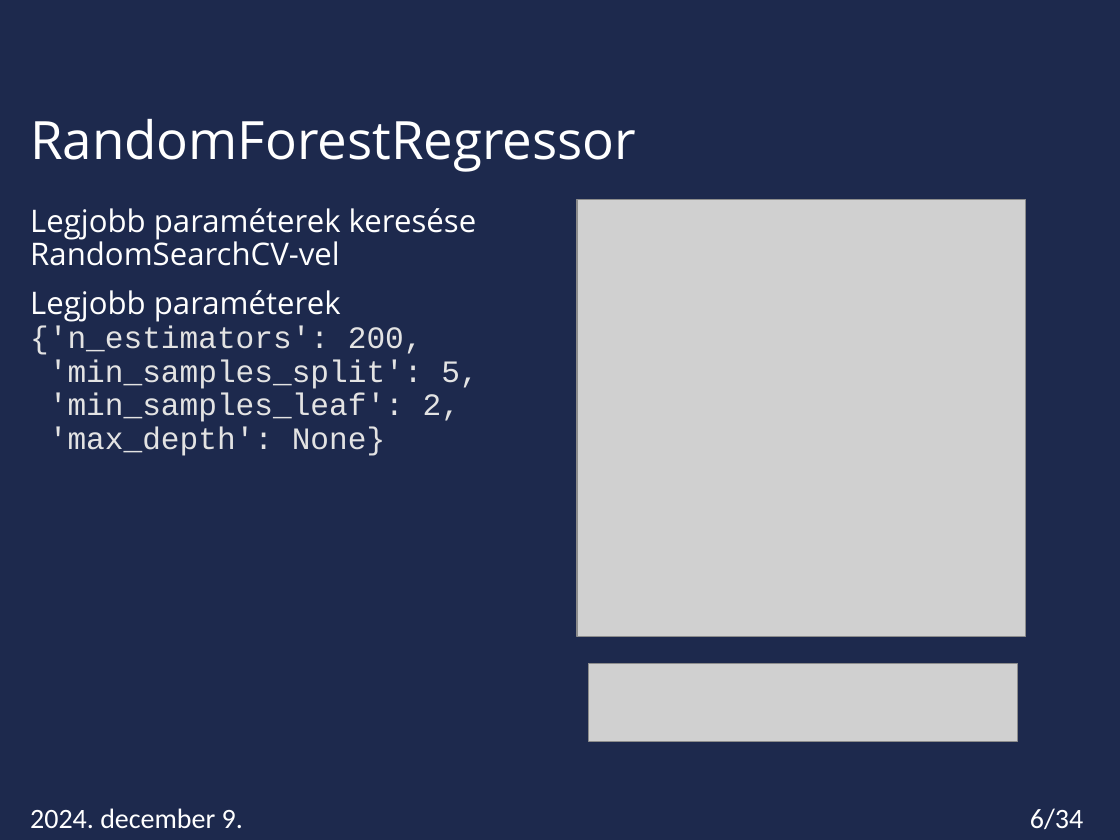
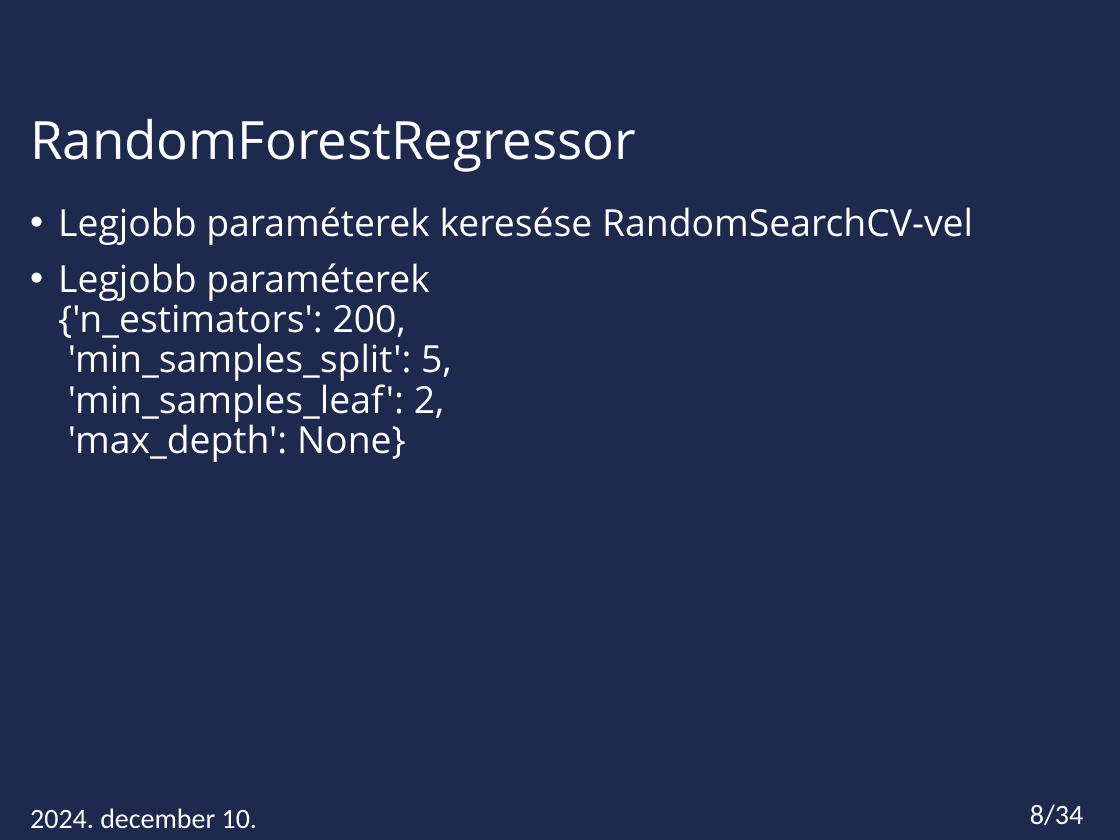
Before and after one commit to Miskota/Kaggle-laptop, a slide deck: slide 8 of laptop_regression.pptx (slide 6 before the commit). Drawn at 1120x840 pixels with LibreOffice and Linux fonts; fonts in the diff are those of the drawing; grey boxes stand for pictures; background and template pictures are left out. Boxes give left, top, right and bottom in pixels: in the first picture for what was removed or moved away, otherwise in the second. Text is boxed around its words. In the diff, an @@ line names an element or a change of style, - is before the commit and + after.

```diff
--- a/laptop_regression.pptx
+++ b/laptop_regression.pptx
@@ text "Legjobb paraméterek keresése RandomSearchCV-vel" at [58, 207, 973, 462]: size 20 to 24 pt; font Courier New to Open Sans, text colour #E3E3E3 to #FFFFFF in "{'n_estimators': 200, 'min_samples_split': 5, 'min_samples_l ..."; bullet none to • @@
@@ picture removed at [577, 199, 1026, 636] @@
@@ picture removed at [589, 663, 1018, 740] @@
@@ text at [30, 808, 257, 828]: text changed @@
-2024. december 9.
+2024. december 10.
@@ page number at [1030, 804, 1083, 826]: text changed @@
-6/34
+8/34
```
Also in this commit, not shown: 6 other slides changed, 5 slides added, 2 slides removed, 7 other files.
